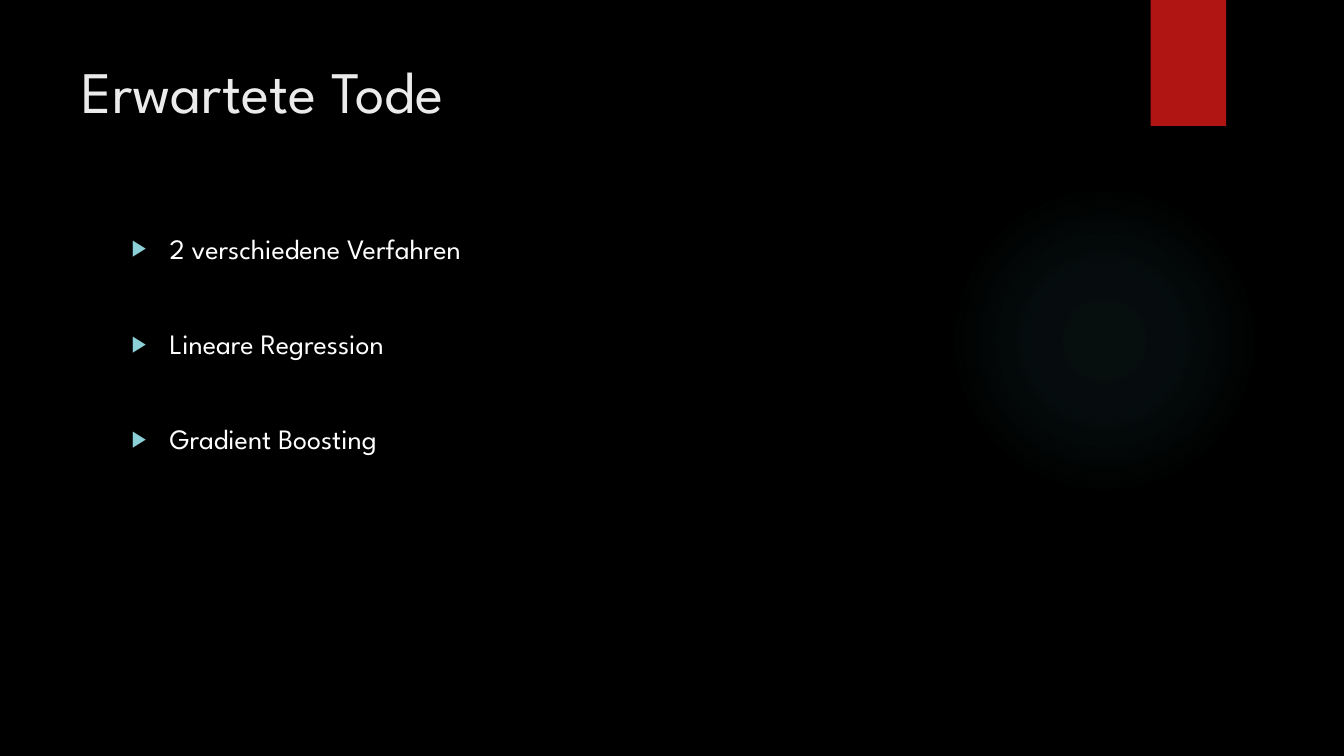
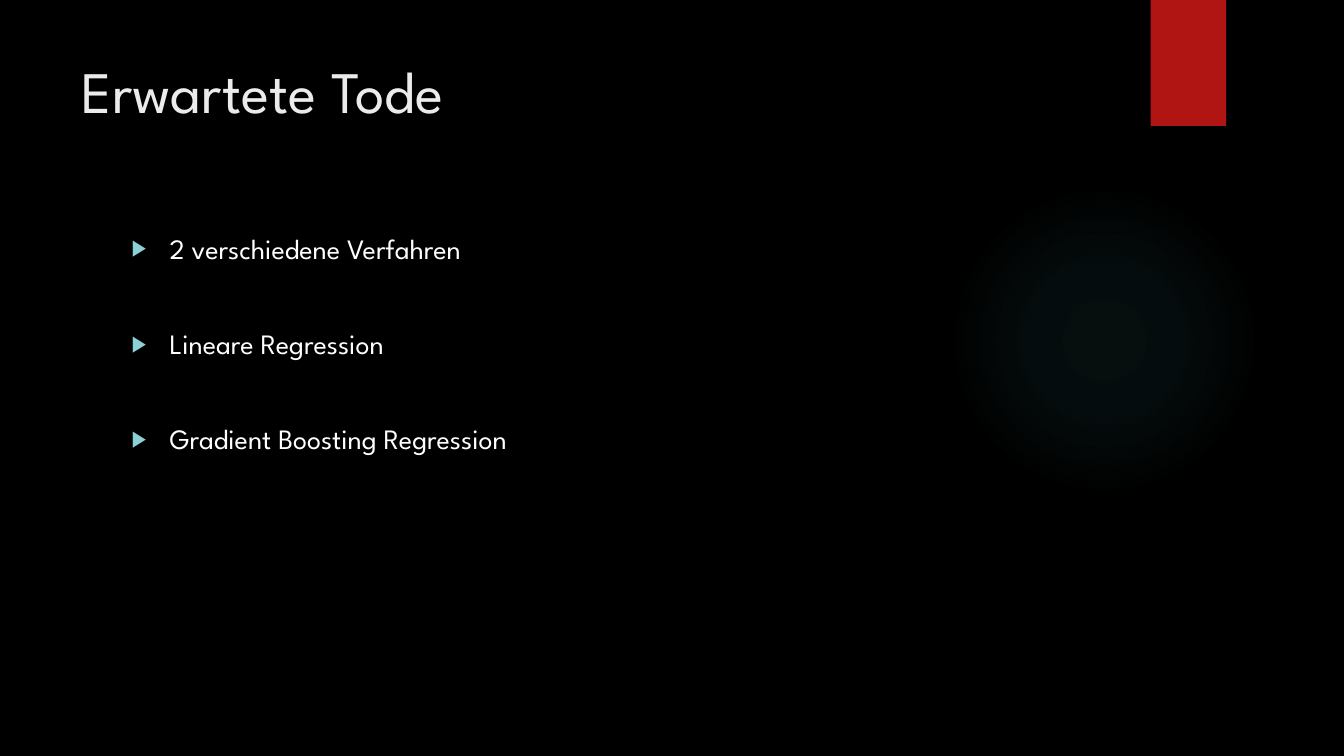
Before and after one commit to Flatric/PMDS, a slide deck: slide 5 of Präsi/Zwischenstand SW6.pptx. Drawn at 1344x756 pixels with LibreOffice and Linux fonts; fonts in the diff are those of the drawing; background and template pictures are left out. Boxes give left, top, right and bottom in pixels: in the first picture for what was removed or moved away, otherwise in the second. Text is boxed around its words. In the diff, an @@ line names an element or a change of style, - is before the commit and + after.

```diff
--- a/Präsi/Zwischenstand SW6.pptx
+++ b/Präsi/Zwischenstand SW6.pptx
@@ text at (x1=170, y1=429, x2=507, y2=455): text changed @@
-▶ Gradient Boosting
+▶ Gradient Boosting Regression
```
Also in this commit, not shown: 4 other slides changed, 1 slide added, 1 slide removed.
